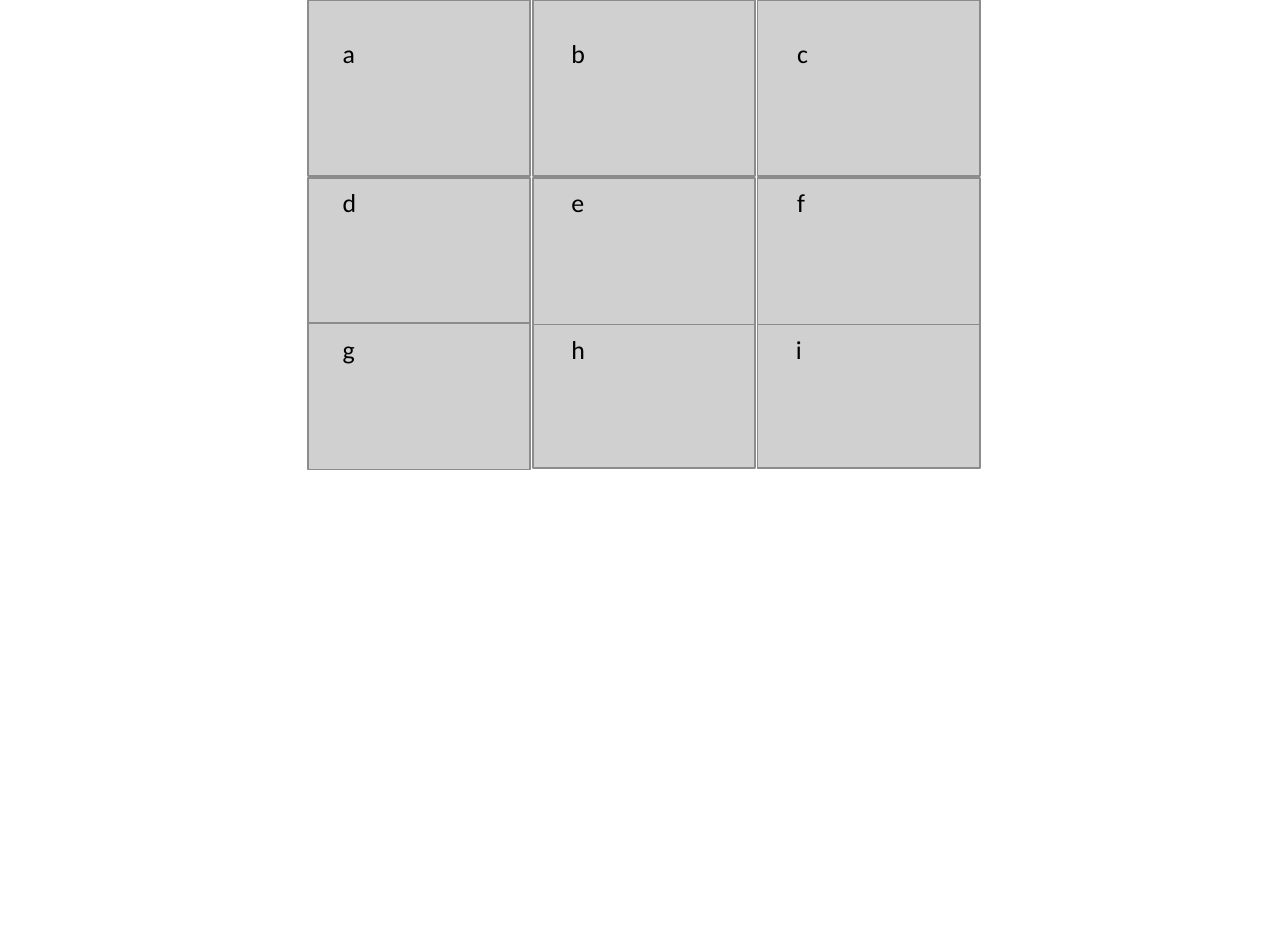
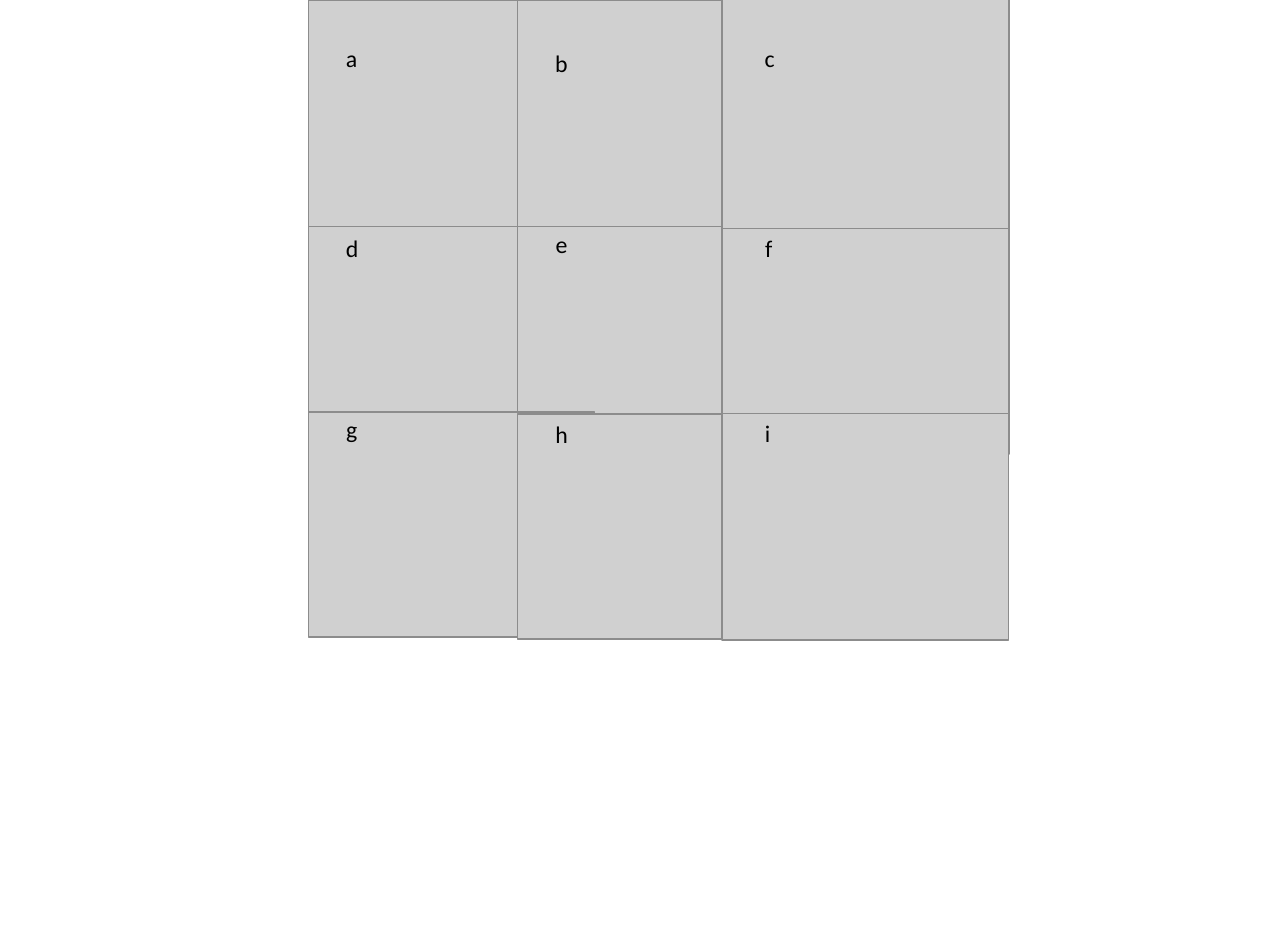
Before and after one commit to ChuckFinley/makani, a slide deck: slide 1 of analysis/figures/EnergyLandscapes.pptx. Drawn at 1288x930 pixels with LibreOffice and Linux fonts; fonts in the diff are those of the drawing; grey boxes stand for pictures. Boxes give left, top, right and bottom in pixels: in the first picture for what was removed or moved away, otherwise in the second. Text is boxed around its words. In the diff, an @@ line names an element or a change of style, - is before the commit and + after.

```diff
--- a/analysis/figures/EnergyLandscapes.pptx
+++ b/analysis/figures/EnergyLandscapes.pptx
@@ picture: place and size @@
-picture at [308,0,530,176]
+picture at [309,0,595,269]
@@ picture: place and size @@
-picture at [532,0,754,176]
+picture at [518,0,804,269]
@@ picture: place and size @@
-picture at [757,0,979,176]
+picture at [723,0,1009,269]
@@ text "b": place and size @@
-text "b" at [571,45,585,63]
+text "b" at [555,55,568,72]
@@ text "c": place and size @@
-text "c" at [797,50,808,63]
+text "c" at [765,55,775,67]
@@ picture: place and size @@
-picture at [308,177,530,322]
+picture at [309,226,595,452]
@@ text "d": place and size @@
-text "d" at [343,194,357,212]
+text "d" at [346,240,359,257]
@@ picture: place and size @@
-picture at [532,177,754,323]
+picture at [518,226,804,452]
@@ text "e": place and size @@
-text "e" at [571,199,584,212]
+text "e" at [556,241,568,253]
@@ picture: place and size @@
-picture at [757,177,979,323]
+picture at [723,229,1010,454]
@@ text "f": place and size @@
-text "f" at [797,194,805,212]
+text "f" at [765,240,772,257]
@@ picture removed at [308,323,530,469] @@
@@ picture removed at [532,325,754,468] @@
@@ picture removed at [757,325,979,468] @@
@@ picture added at [309,412,595,637] @@
@@ text "g": place and size @@
-text "g" at [343,346,355,364]
+text "g" at [346,426,357,442]
@@ picture added at [518,414,804,638] @@
@@ text "h": place and size @@
-text "h" at [571,341,585,359]
+text "h" at [555,426,568,443]
@@ picture added at [723,414,1009,640] @@
@@ size 13 to 12 pt in 9 elements at [346,55,357,67], [555,55,568,72], [765,55,775,67], [556,241,568,253], [346,240,359,257], [765,240,772,257], [346,426,357,442], [555,426,568,443], [765,425,770,442] @@
@@ text "i": place and size @@
-text "i" at [796,341,802,359]
+text "i" at [765,425,770,442]
```
Also in this commit, not shown: 1 other slide changed, 21 other files.
